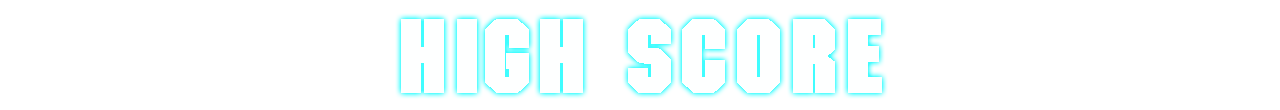
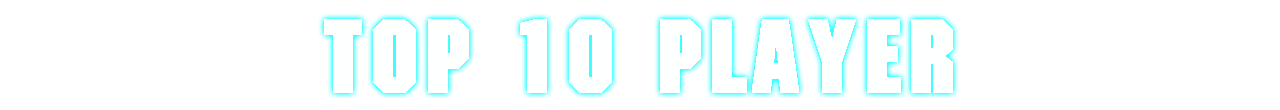
Two versions of the same layered image (1280x110). Layer-by-layer changes:
added layer "top 10 player" above "High SCORE" over [324, 19, 953, 93]
hid "High SCORE" over [405, 19, 882, 93]
